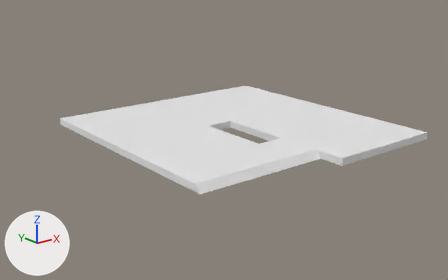
The glTF model na-project-portal/26-Projects/SK02__AscottGardens/30__TrueVision__AppContent/DesignPhase01__ConceptDesign__ExistingBuilding/SK02__Storey__FirstFloor__ExistingFloors__MeshModel__.glb: old version first, new version second.
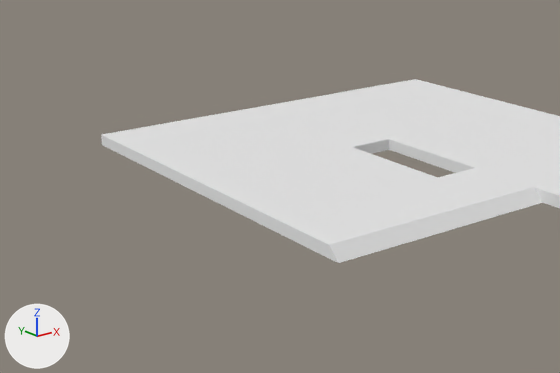
Each version appears first whole from a camera (50 mm lens) standing at (3.5, -2.19, 8.67) and looking at (16.51, 14.07, 2.17), and next in a close-up on the part from 0% to 74% of the width and 14% to 93% of the height. The axes (+X, +Y, +Z) are drawn at lower left. The lights are the same throughout. The older version's two pictures come first. Vertices at exactly the same position are counted once.

The first close-up shows '12__ExistingBuilding__Floors::Default'.
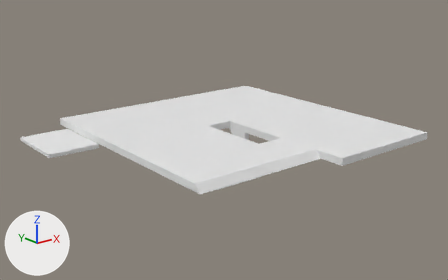
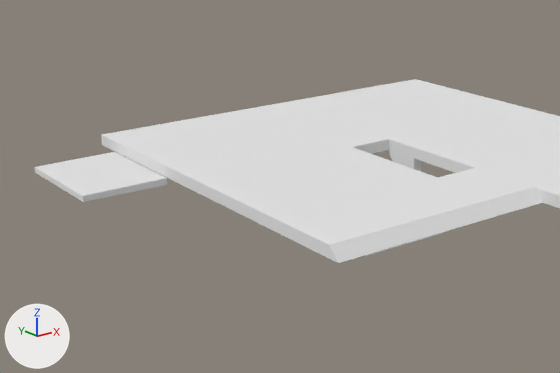
What differs and where, as boxes (x1, y1, x2, y2) in the close-ups (560 x 373 px):
```json
{"object": "12__ExistingBuilding__Floors::Default", "change": "reshaped", "before": [101, 79, 560, 263], "after": [34, 79, 560, 263]}
{"part": 1, "of": "me_mesh_0_12__existingbuilding__floors__default", "change": "added", "after": [365, 232, 443, 256]}
{"part": 2, "of": "me_mesh_0_12__existingbuilding__floors__default", "change": "built on", "before": [389, 139, 499, 176], "after": [386, 139, 499, 176]}
{"part": 3, "of": "me_mesh_0_12__existingbuilding__floors__default", "change": "added", "after": [34, 152, 167, 202]}
```

Scene script edits in JSON lines:
```json
{"block": "me_mesh_0_12__existingbuilding__floors__default", "where": "# used by ob_12__existingbuilding__floors__default; location = (0.0, 0.0, 0.0)"}
{"op": "remove", "block": "me_mesh_0_12__existingbuilding__floors__default", "code": "me_mesh_0_12__existingbuilding__floors__default.from_pydata(...)  # 28 vertices, 59 faces; spans x 12.64..21.7, y 9.4..19.0, z 2.33..2.57"}
{"op": "add", "block": "me_mesh_0_12__existingbuilding__floors__default", "code": "me_mesh_0_12__existingbuilding__floors__default.from_pydata(...)  # 60 vertices, 111 faces; spans x 10.86..21.7, y 9.4..19.0, z 1.47..2.57"}
{"block": "me_mesh_0_12__existingbuilding__floors__default", "change": "me_mesh_0_12__existingbuilding__floors__default part 1: a new loose piece of 16 vertices spanning x 12.98..15.26, y 10.27..15.67, z 2.26..2.33, in mat_default (white #e7e7e7)"}
{"block": "me_mesh_0_12__existingbuilding__floors__default", "change": "me_mesh_0_12__existingbuilding__floors__default part 2"}
{"block": "me_mesh_0_12__existingbuilding__floors__default", "change": "3 faces are deleted"}
{"block": "me_mesh_0_12__existingbuilding__floors__default", "change": "8 vertices are added at x 17.33..17.52, y 13.91..14.87, z 1.47..2.57"}
{"block": "me_mesh_0_12__existingbuilding__floors__default", "change": "15 new faces join them"}
{"block": "me_mesh_0_12__existingbuilding__floors__default", "change": "me_mesh_0_12__existingbuilding__floors__default part 3"}
{"block": "me_mesh_0_12__existingbuilding__floors__default", "change": "8 vertices are added at x 10.86..12.62, y 15.94..18.31, z 2.18..2.33"}
{"block": "me_mesh_0_12__existingbuilding__floors__default", "change": "12 new faces join them"}
```
